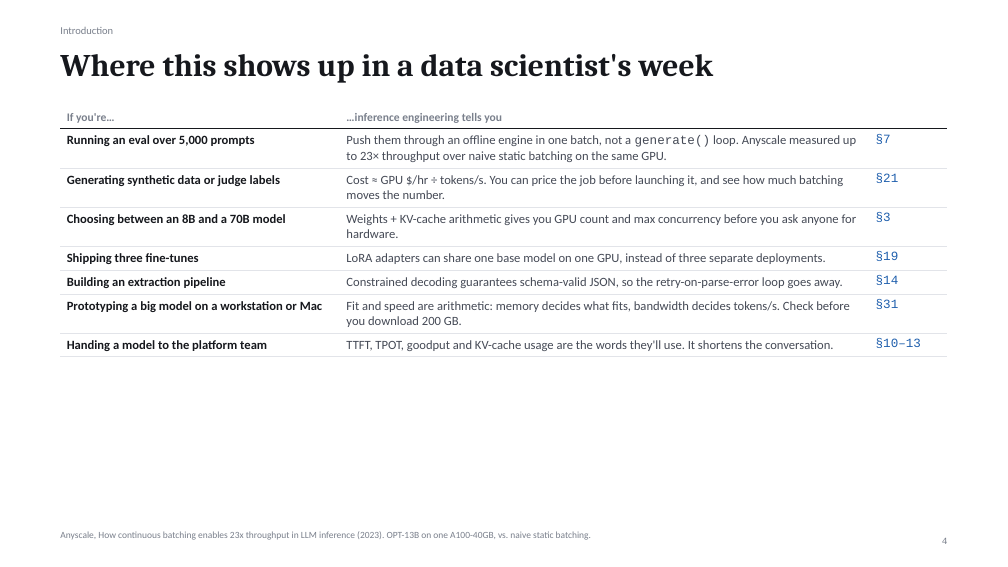
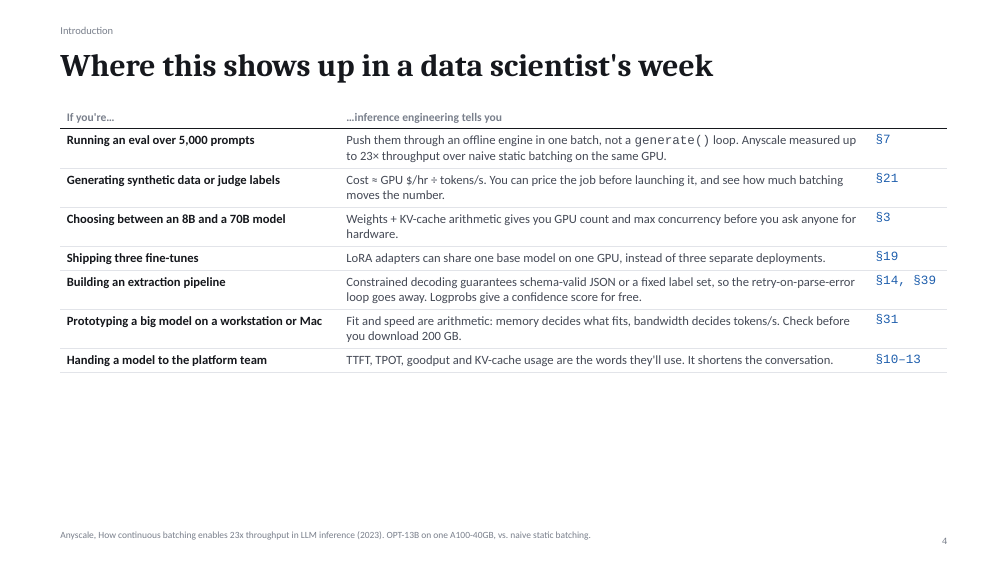
Before and after one commit to nitishkmr005/Inference-Engineering, a slide deck: slide 4 of 02_LLM_Inference_Engineering.pptx. Drawn at 1008x567 pixels with LibreOffice and Linux fonts; fonts in the diff are those of the drawing. Boxes give left, top, right and bottom in pixels: in the first picture for what was removed or moved away, otherwise in the second. Text is boxed around its words. In the diff, an @@ line names an element or a change of style, - is before the commit and + after.

```diff
--- a/02_LLM_Inference_Engineering.pptx
+++ b/02_LLM_Inference_Engineering.pptx
@@ table at (x1=60, y1=106, x2=948, y2=370) @@
-row 6, column 2: Constrained decoding guarantees schema-valid JSON, so the retry-on-parse-error loop goes away.
+row 6, column 2: Constrained decoding guarantees schema-valid JSON or a fixed label set, so the retry-on-parse-error loop goes away. Logprobs give a confidence score for free.
-row 6, column 3: §14
+row 6, column 3: §14, §39
```
Also in this commit, not shown: 38 other slides changed, 1 slide added, 10 other files.
